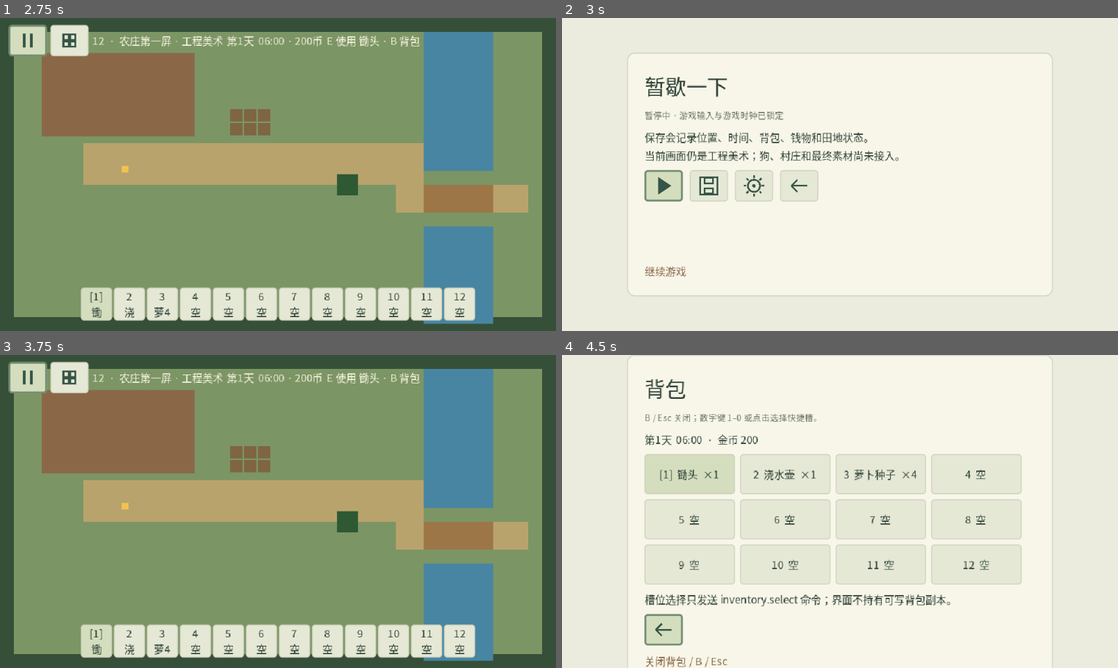
Above: before the commit, frames 1-4 (two rows, left to right).
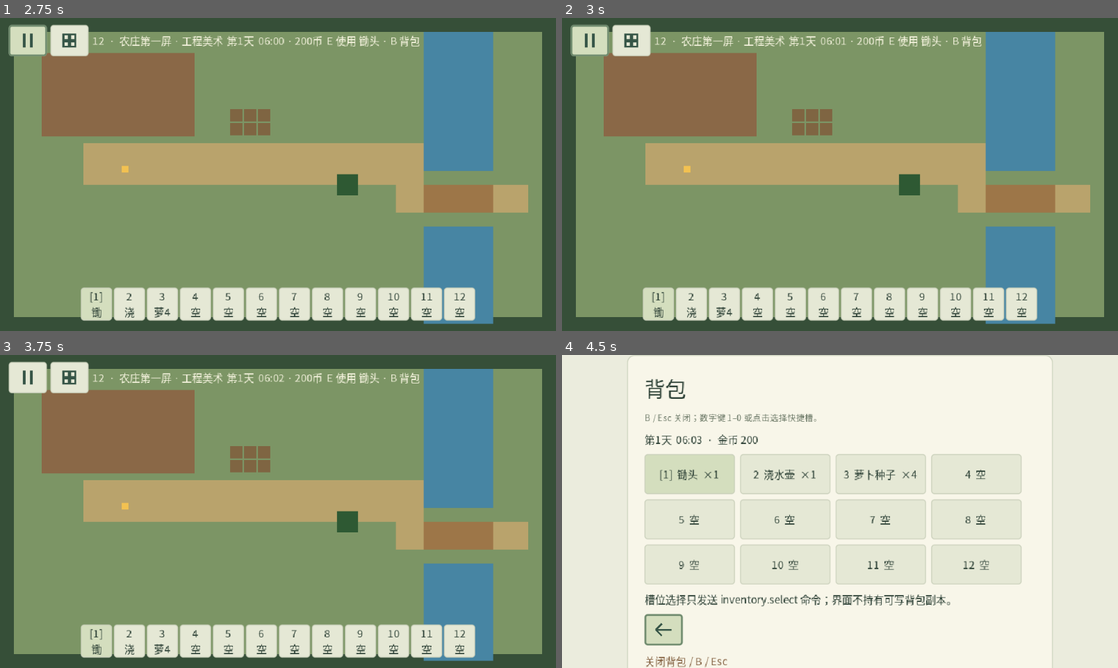
Above: after the commit, the same moments.

Repository: natefox2017/qingfeng
Game: Godot game, scene res://app/main.tscn
Same seed, same stepped clock (60 frames per second), same inputs: the game is played once before the commit and once after it.
Inputs (mouse positions are in pixels of both pictures, inside the frame that each line leads up to):
- Up to frame 1 (2.75 s): click (144, 187) at 0.52 s; click (278, 158) at 1.27 s; type "12" at 1.35 s; click (278, 208) at 1.5 s; type "12" at 1.58 s; click (100, 243) at 2.02 s
- Up to frame 2 (3 s): click (589, 39) at 2.77 s
- Up to frame 3 (3.75 s): click (100, 524) at 3.52 s
- Up to frame 4 (4.5 s): click (628, 376) at 4.27 s

Frame 1 is identical in both runs. In frame 2, 94% of the frame differs, in the area x 0-100%, y 0-100%; in frame 3, 0.2%; in frame 4, less than 0.1%.

Commit message:
Tick gameplay time only while the world is active

Diff:
--- a/game/app/main.gd
+++ b/game/app/main.gd
@@ -86,6 +86,12 @@
 		view.countdown.text = "%d 秒后自动恢复" % ceili(settings.remaining_seconds)
 	if farm_action.is_busy():
 		_tick_farm_action(_delta)
+	if state == State.WORLD and gameplay_session != null and gameplay_session.is_configured():
+		var tick: Dictionary = gameplay_session.tick_real_seconds(_delta)
+		if tick.ok and int(tick.advanced_minutes) > 0:
+			if not tick.crossed_days.is_empty():
+				_refresh_farm_world()
+			_update_interface()
 	if state != State.LOADING or _activation_pending or _request == null:
 		return
 	var status: int = _request.status()
